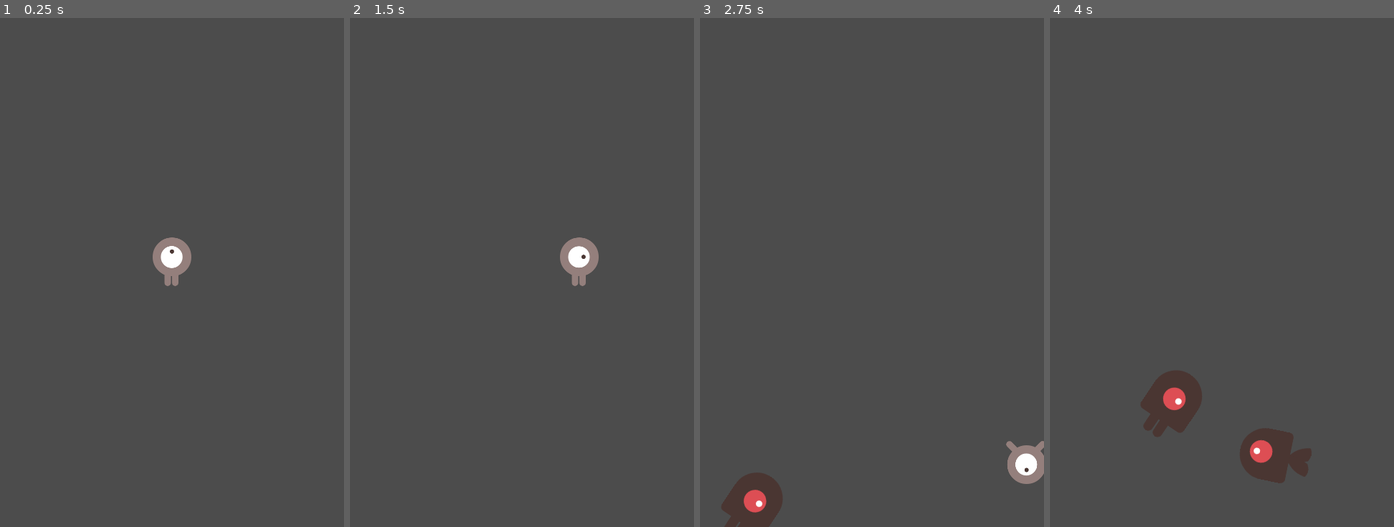
Above: before the commit, frames 1-4 (left to right).
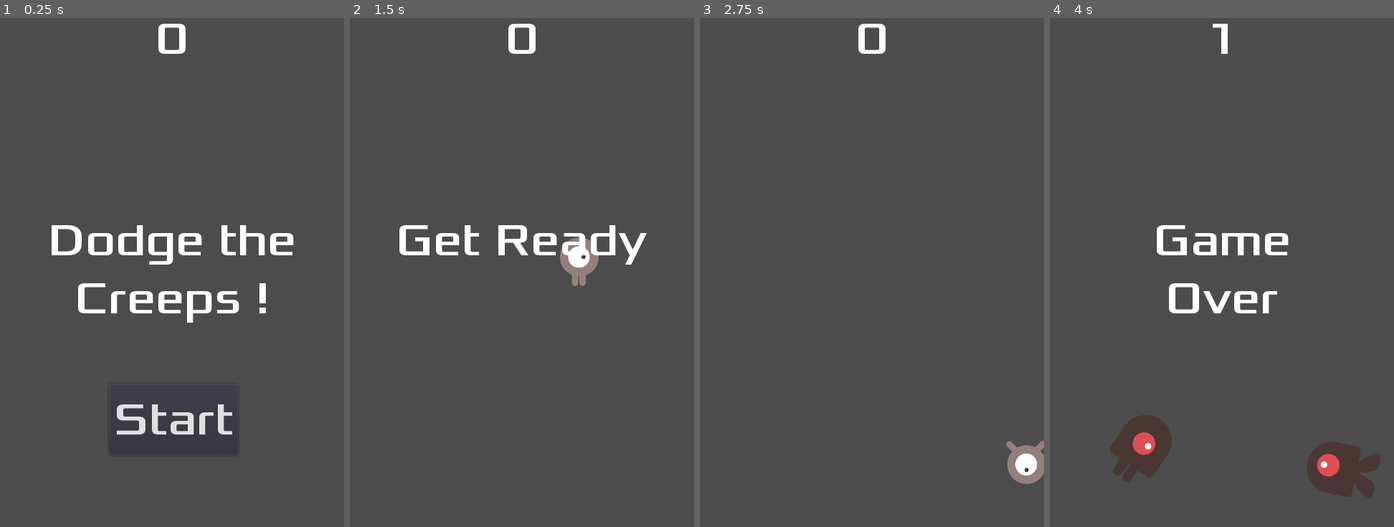
Above: after the commit, the same moments.

Repository: wonsama/gd-first-2d
Game: Godot game, scene res://Main.tscn
Same seed, same stepped clock (60 frames per second), same inputs: the game is played once before the commit and once after it.
Inputs (mouse positions are in pixels of both pictures, inside the frame that each line leads up to):
- Up to frame 1 (0.25 s): no input
- Up to frame 2 (1.5 s): click (522, 420) at 0.5 s, where only the run after the commit has a clickable "Start"; tap Enter at 1.25 s; hold Right (move_right) from 1.28 s (still down)
- Up to frame 3 (2.75 s): release Right (move_right) at 2.03 s; hold Down (move_down) from 2.03 s (still down)
- Up to frame 4 (4 s): release Down (move_down) at 2.78 s; hold Right (move_right) 2.78-3.53 s; hold Up (move_up) from 3.53 s (still down)

The runs differ from the first frame. In frame 1, 4.5% of the frame differs, in the area x 15-86%, y 1-82%; in frame 2, 2.0%; in frame 3, 1.7%; in frame 4, 7.8%, in the area x 17-96%, y 1-95%.

Commit message:
headup-complete

Diff:
--- /dev/null
+++ b/Hud.gd
@@ -0,0 +1,31 @@
+extends CanvasLayer
+
+signal start_game
+
+func show_message(text):
+	$Message.text = text
+	$Message.show()
+	$MessageTimer.start()
+
+func show_game_over():
+	show_message("Game Over")
+	# MessageTimer가 카운트다운될 때까지 기다리십시오..
+	yield($MessageTimer, "timeout")
+
+	$Message.text = "Dodge the\nCreeps!"
+	$Message.show()
+	# 원샷 타이머를 만들고 완료될 때까지 기다립니다..
+	yield(get_tree().create_timer(1), "timeout")
+	$StartButton.show()
+
+func update_score(score):
+	$ScoreLabel.text = str(score)
+
+
+func _on_StartButton_pressed():
+	$StartButton.hide()
+	emit_signal("start_game")
+
+
+func _on_MessageTimer_timeout():
+	$Message.hide()
--- /dev/null
+++ b/Hud.tscn
@@ -0,0 +1,54 @@
+[gd_scene load_steps=4 format=2]
+
+[ext_resource path="res://assets/fonts/Xolonium-Regular.ttf" type="DynamicFontData" id=1]
+[ext_resource path="res://Hud.gd" type="Script" id=2]
+
+[sub_resource type="DynamicFont" id=1]
+size = 64
+font_data = ExtResource( 1 )
+
+[node name="Hud" type="CanvasLayer"]
+script = ExtResource( 2 )
+
+[node name="ScoreLabel" type="Label" parent="."]
+anchor_left = 0.5
+anchor_right = 0.5
+margin_left = -126.0
+margin_right = 126.0
+margin_bottom = 78.0
+custom_fonts/font = SubResource( 1 )
+text = "0"
+align = 1
+
+[node name="Message" type="Label" parent="."]
+anchor_left = 0.5
+anchor_top = 0.5
+anchor_right = 0.5
+anchor_bottom = 0.5
+margin_left = -183.0
+margin_top = -79.5
+margin_right = 183.0
+margin_bottom = 79.5
+custom_fonts/font = SubResource( 1 )
+text = "Dodge the Creeps !"
+align = 1
+autowrap = true
+
+[node name="StartButton" type="Button" parent="."]
+anchor_left = 0.5
+anchor_top = 1.0
+anchor_right = 0.5
+anchor_bottom = 1.0
+margin_left = -88.0
+margin_top = -200.0
+margin_right = 92.0
+margin_bottom = -100.0
+custom_fonts/font = SubResource( 1 )
+text = "Start"
+
+[node name="MessageTimer" type="Timer" parent="."]
+wait_time = 2.0
+one_shot = true
+
+[connection signal="pressed" from="StartButton" to="." method="_on_StartButton_pressed"]
+[connection signal="timeout" from="MessageTimer" to="." method="_on_MessageTimer_timeout"]
--- a/Main.gd
+++ b/Main.gd
@@ -7,25 +7,31 @@
 	# 여기에 randomize() 호출을 추가하여
 	# 게임이 실행될 때마다 난수 생성기가 다른 난수를 생성하도록 합니다.
 	randomize()
-	new_game()
+	#new_game()
 
 func game_over():
 	$ScoreTimer.stop()
 	$MobTimer.stop()
+	$Hud.show_game_over()
 
 func new_game():
 	score = 0
 	$Player.start($StartPosition.position)
 	$StartTimer.start()
 
+	$Hud.update_score(score)
+	$Hud.show_message("Get Ready")
+
+	get_tree().call_group("mobs","queue_free")
+
 
 func _on_ScoreTimer_timeout():
 	score += 1
+	$Hud.update_score(score)
 
 func _on_StartTimer_timeout():
 	$MobTimer.start()
 	$ScoreTimer.start()
-
 
 func _on_MobTimer_timeout():
 	# Mob 장면의 새 인스턴스를 만듭니다.
--- a/Main.tscn
+++ b/Main.tscn
@@ -1,8 +1,9 @@
-[gd_scene load_steps=5 format=2]
+[gd_scene load_steps=6 format=2]
 
 [ext_resource path="res://Main.gd" type="Script" id=1]
 [ext_resource path="res://Mob.tscn" type="PackedScene" id=2]
 [ext_resource path="res://Player.tscn" type="PackedScene" id=3]
+[ext_resource path="res://Hud.tscn" type="PackedScene" id=4]
 
 [sub_resource type="Curve2D" id=1]
 _data = {
@@ -44,7 +45,10 @@
 
 [node name="MobSpawnLocation" type="PathFollow2D" parent="MobPath"]
 
+[node name="Hud" parent="." instance=ExtResource( 4 )]
+
 [connection signal="hit" from="Player" to="." method="game_over"]
 [connection signal="timeout" from="MobTimer" to="." method="_on_MobTimer_timeout"]
 [connection signal="timeout" from="ScoreTimer" to="." method="_on_ScoreTimer_timeout"]
 [connection signal="timeout" from="StartTimer" to="." method="_on_StartTimer_timeout"]
+[connection signal="start_game" from="Hud" to="." method="new_game"]
--- a/Mob.tscn
+++ b/Mob.tscn
@@ -10,11 +10,6 @@
 
 [sub_resource type="SpriteFrames" id=1]
 animations = [ {
-"frames": [ ExtResource( 4 ), ExtResource( 6 ) ],
-"loop": true,
-"name": "walk",
-"speed": 3.0
-}, {
 "frames": [ ExtResource( 1 ), ExtResource( 5 ) ],
 "loop": true,
 "name": "fly",
@@ -24,13 +19,18 @@
 "loop": true,
 "name": "swin",
 "speed": 3.0
+}, {
+"frames": [ ExtResource( 4 ), ExtResource( 6 ) ],
+"loop": true,
+"name": "walk",
+"speed": 3.0
 } ]
 
 [sub_resource type="CapsuleShape2D" id=2]
 radius = 36.0
 height = 28.0
 
-[node name="Mob" type="RigidBody2D"]
+[node name="Mob" type="RigidBody2D" groups=["mobs"]]
 collision_mask = 0
 gravity_scale = 0.0
 script = ExtResource( 7 )
@@ -42,7 +42,6 @@
 scale = Vector2( 0.75, 0.75 )
 frames = SubResource( 1 )
 animation = "swin"
-frame = 1
 playing = true
 
 [node name="CollisionShape2D" type="CollisionShape2D" parent="."]
